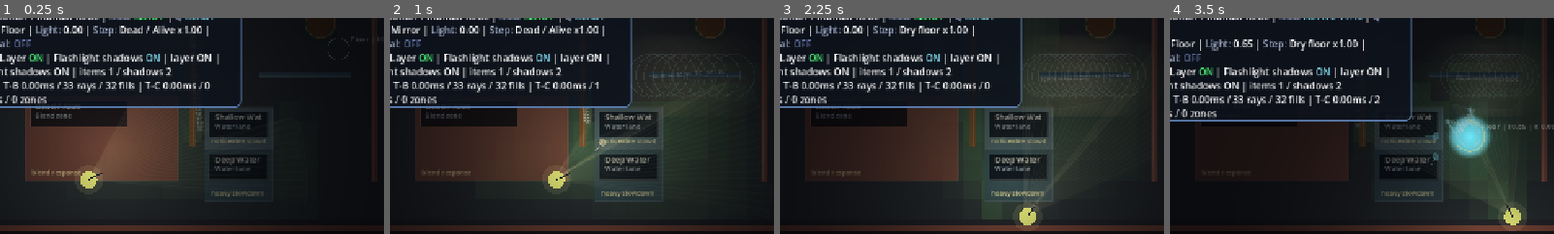
Above: before the commit, frames 1-4 (left to right).
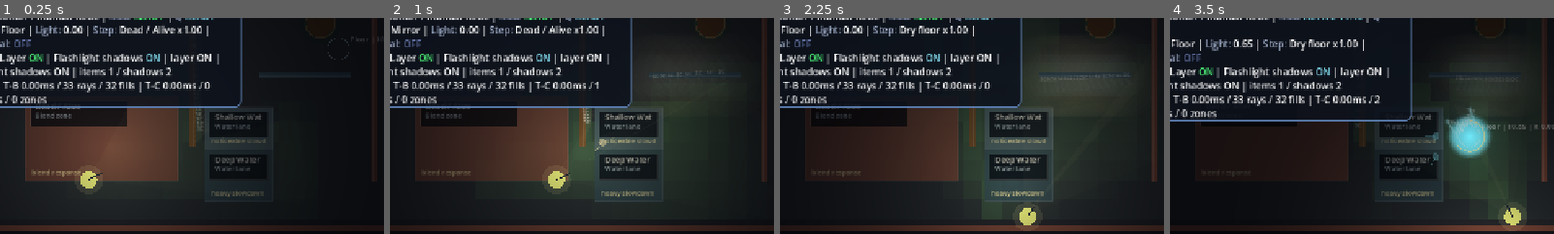
Above: after the commit, the same moments.

Repository: Nopppa/lantern-engine
Game: Godot game, scene res://scenes/main.tscn
Same seed, same stepped clock (60 frames per second), same inputs: the game is played once before the commit and once after it.
Inputs (mouse positions are % of the whole screen's width and height, from its top left):
- Up to frame 1 (0.25 s): no input
- Up to frame 2 (1 s): tap Enter (ui_accept) at 0.5, 0.77 s; move the mouse to (72, 45) at 0.52 s; hold D (move_right) from 0.53 s (still down); click (72, 45) at 0.6 s
- Up to frame 3 (2.25 s): move the mouse to (29, 55) at 1.27 s; release D (move_right) at 1.28 s; hold S (move_down) 1.28-2.03 s; tap Q (cast_prism_surge) at 1.35 s; tap Enter (ui_accept) at 1.52 s; move the mouse to (60, 27) at 2.02 s; hold D (move_right) from 2.03 s (still down); tap E (interact) at 2.1 s
- Up to frame 4 (3.5 s): move the mouse to (45, 70) at 2.77 s; release D (move_right) at 2.78 s; hold R (grant_upgrade) from 2.78 s (still down); right-click (45, 70) at 2.85 s; tap Enter (ui_accept) at 3.02 s
The pictures show only the part of the screen within x 6-55%, y 42-92%; the shares and areas given below are measured in that part.

The runs differ from the first frame. In frame 2, 0.1% of the frame differs, in the area x 44-88%, y 16-73%; in frame 3, less than 0.1%; in frame 4, less than 0.1%.

Commit message:
fix: lighting visual quality patch v0.6.2
- Remove ray-banded flashlight/prism beam artifacts
  * Remove draw_polyline triangle outlines from fill rendering
  * Smooth continuous cone/field without visible ray lanes

- Fix opaque material back-side light leakage
  * Add front-facing checks to beam packet zones
  * Brick, wood, stone, metal, mirror, tree now block back-side diffuse

- Fix glass hit ring outlines
  * Replace draw_arc strokes with soft radial draw_circle glows
  * Glass shows smooth integrated highlights without boundaries

- Add angle-dependent laser refraction through glass
  * Implement Snell-like angle scaling using dot(incoming, normal)
  * Near-normal: minimal bend, grazing: stronger refraction

Preserve performance: no ray-count increases, no heavy scanning

Diff:
--- a/scripts/gameplay/light_response_model.gd
+++ b/scripts/gameplay/light_response_model.gd
@@ -61,9 +61,15 @@
 	var reflect_dir: Vector2 = incoming.bounce(normal).normalized()
 	if reflect_dir == Vector2.ZERO:
 		reflect_dir = incoming
-	var refraction_strength: float = clampf(float(material.get("refraction_strength", 0.0)), 0.0, 0.35)
+	var base_refraction: float = clampf(float(material.get("refraction_strength", 0.0)), 0.0, 0.35)
 	var transmit_dir := incoming
-	if refraction_strength > 0.0:
+	if base_refraction > 0.0:
+		# Angle-dependent refraction: near-normal incidence bends less, grazing angles bend more.
+		# cos_theta = |incoming · normal|; angle_factor = 1 - cos_theta (0 at normal, 1 at grazing)
+		var cos_theta: float = absf(incoming.dot(normal.normalized()))
+		var angle_factor: float = clampf(1.0 - cos_theta, 0.0, 1.0)
+		# Apply Snell-like power curve so mid-angles have moderate bend
+		var refraction_strength: float = base_refraction * pow(angle_factor, 0.65)
 		var tangent := Vector2(-normal.y, normal.x).normalized()
 		if tangent == Vector2.ZERO:
 			tangent = Vector2.RIGHT
--- a/scripts/light_lab_scene.gd
+++ b/scripts/light_lab_scene.gd
@@ -526,7 +526,7 @@
 
 func _zone_is_opaque_surface(zone: Dictionary) -> bool:
 	var material_id := String(zone.get("material_id", ""))
-	return material_id == "brick" or material_id == "wood" or material_id == "mirror" or material_id == "tree"
+	return material_id == "brick" or material_id == "wood" or material_id == "mirror" or material_id == "tree" or material_id == "stone" or material_id == "metal"
 
 func _zone_front_facing(zone: Dictionary) -> bool:
 	var normal: Vector2 = Vector2(zone.get("normal", Vector2.ZERO))
@@ -654,7 +654,10 @@
 			var t0: float = (float(step) + 0.5) / float(beam_steps)
 			zones.append({"pos": beam_a.lerp(beam_b, t0), "radius": max(beam_distance / float(beam_steps) * 0.84, 52.0), "color": Color(0.55, 0.92, 1.0, layer_alpha * float(segment["intensity"])), "layer": int(segment.get("layer", 0))})
 	for zone: Dictionary in _beam_packet_zones():
-		zones.append({"pos": zone["pos"], "radius": zone["radius"], "color": Color(1.0, 0.92, 0.72, 0.05 * float(zone["strength"]) + 0.02), "layer": int(zone.get("layer", 1))})
+		if _zone_is_opaque_surface(zone) and not _zone_front_facing(zone):
+			continue
+		var beam_zone_pos: Vector2 = _zone_effective_pos(zone, 0.28) if _zone_is_opaque_surface(zone) else Vector2(zone["pos"])
+		zones.append({"pos": beam_zone_pos, "radius": zone["radius"], "color": Color(1.0, 0.92, 0.72, 0.05 * float(zone["strength"]) + 0.02), "layer": int(zone.get("layer", 1)), "surface_highlight": _zone_is_opaque_surface(zone), "normal": zone.get("normal", Vector2.ZERO)})
 	for segment: Dictionary in _packet_segments(secondary_render_packet):
 		var seg_color: Color = _secondary_color(segment)
 		zones.append({"pos": Vector2(segment["a"]).lerp(Vector2(segment["b"]), 0.5), "radius": max(Vector2(segment["a"]).dist …(184 unchanged characters)…
@@ -874,17 +877,19 @@
 		var points: PackedVector2Array = fill["points"]
 		var strength: float = float(fill.get("strength", 1.0))
 		draw_colored_polygon(points, Color(1.0, 0.94, 0.72, 0.024 * strength))
-		draw_polyline(points, Color(1.0, 0.98, 0.84, 0.048 * strength), 1.2, true)
+		# No draw_polyline here — polyline outlines each fill triangle, creating visible ray bands
 	for zone: Dictionary in _packet_zones(flashlight_render_packet):
 		var material_id := String(zone.get("material_id", ""))
 		if material_id != "glass" and material_id != "wet" and String(zone.get("kind", "diffuse")) != "redirect":
 			continue
-		var zone_color := Color(1.0, 0.90, 0.62, 0.04 * float(zone["strength"]))
 		if material_id == "glass":
-			zone_color = Color(0.72, 0.96, 1.0, 0.06 * float(zone["strength"]))
+			# Soft radial glow — no ring stroke outline
+			draw_circle(zone["pos"], float(zone["radius"]) * 0.56, Color(0.72, 0.96, 1.0, 0.08 * float(zone["strength"])))
+			draw_circle(zone["pos"], float(zone["radius"]) * 0.28, Color(0.88, 1.0, 1.0, 0.14 * float(zone["strength"])))
 		elif material_id == "wet":
-			zone_color = Color(0.76, 0.95, 1.0, 0.05 * float(zone["strength"]))
-		draw_arc(zone["pos"], float(zone["radius"]) * 0.52, 0.0, TAU, 20, Color(zone_color.r, zone_color.g, zone_color.b, 0.16 + 0.10 * float(zone["strength"])), 1.6)
+			draw_circle(zone["pos"], float(zone["radius"]) * 0.52, Color(0.76, 0.95, 1.0, 0.10 * float(zone["strength"])))
+		else:
+			draw_circle(zone["pos"], float(zone["radius"]) * 0.52, Color(1.0, 0.90, 0.62, 0.12 * float(zone["strength"])))
 	for segment: Dictionary in _packet_segments(flashlight_render_packet):
 		var kind := String(segment.get("kind", "primary"))
 		if kind == "primary" and not bool(segment.get("visible", true)):
@@ -936,17 +941,18 @@
 		var points: PackedVector2Array = fill["points"]
 		var strength: float = float(fill.get("strength", 1.0))
 		draw_colored_polygon(points, Color(PRISM_COLOR.r, PRISM_COLOR.g, PRISM_COLOR.b, 0.020 * strength))
-		draw_polyline(points, Color(PRISM_COLOR.r, PRISM_COLOR.g, PRISM_COLOR.b, 0.042 * strength), 1.2, true)
+		# No draw_polyline here — removes visible ray lane banding
 	for zone: Dictionary in _packet_zones(prism_render_packet):
 		var material_id := String(zone.get("material_id", ""))
 		if material_id != "glass" and material_id != "wet" and String(zone.get("kind", "diffuse")) != "redirect":
 			continue
-		var zone_color := Color(PRISM_COLOR.r, PRISM_COLOR.g, PRISM_COLOR.b, 0.04 * float(zone["strength"]))
 		if material_id == "glass":
-			zone_color = Color(0.68, 0.94, 1.0, 0.05 * float(zone["strength"]))
+			draw_circle(zone["pos"], float(zone["radius"]) * 0.56, Color(0.68, 0.94, 1.0, 0.08 * float(zone["strength"])))
+			draw_circle(zone["pos"], float(zone["radius"]) * 0.28, Color(0.85, 1.0, 1.0, 0.14 * float(zone["strength"])))
 		elif material_id == "wet":
-			zone_color = Color(0.72, 0.93, 1.0, 0.05 * float(zone["strength"]))
-		draw_arc(zone["pos"], float(zone["radius"]) * 0.54, 0.0, TAU, 20, Color(zone_color.r, zone_color.g, zone_color.b, 0.14 + 0.10 * float(zone["strength"])), 1.4)
+			draw_circle(zone["pos"], float(zone["radius"]) * 0.54, Color(0.72, 0.93, 1.0, 0.10 * float(zone["strength"])))
+		else:
+			draw_circle(zone["pos"], float(zone["radius"]) * 0.54, Color(PRISM_COLOR.r, PRISM_COLOR.g, PRISM_COLOR.b, 0.12 * float(zone["strength"])))
 	for segment: Dictionary in _packet_segments(prism_render_packet):
 		var kind := String(segment.get("kind", "primary"))
 		if kind == "primary" and not bool(segment.get("visible", true)):
@@ -1015,15 +1021,25 @@
 
 func _draw_secondary_overlays() -> void:
 	for diffuse: Dictionary in _beam_packet_zones():
+		if _zone_is_opaque_surface(diffuse) and not _zone_front_facing(diffuse):
+			continue
 		draw_circle(diffuse["pos"], diffuse["radius"], Color(1.0, 0.84, 0.48, 0.06 * float(diffuse["strength"])))
-		draw_arc(diffuse["pos"], diffuse["radius"] * 0.58, 0.0, TAU, 20, Color(1.0, 0.88, 0.54, 0.18 * float(diffuse["strength"])), 2.0)
+		if not _zone_is_opaque_surface(diffuse):
+			draw_circle(diffuse["pos"], diffuse["radius"] * 0.58, Color(1.0, 0.88, 0.54, 0.14 * float(diffuse["strength"])))
 	for zone: Dictionary in _packet_zones(secondary_render_packet):
 		var zone_material_id := String(zone.get("material_id", ""))
 		if zone_material_id != "glass" and zone_material_id != "wet" and zone_material_id != "mirror":
 			continue
+		if _zone_is_opaque_surface(zone) and not _zone_front_facing(zone):
+			continue
 		var zmat := LightMaterials.get_definition(zone_material_id)
 		var zone_color: Color = _secondary_zone_color(zone)
-		draw_arc(zone["pos"], zone["radius"] * 0.52, 0.0, TAU, 20, Color(zmat["alive_color"].r, zmat["alive_color"].g, zmat["alive_color"].b, 0.16 * float(zone["strength"])), 1.4)
+		if zone_material_id == "glass":
+			# Soft glow instead of ring outline — no visible circle stroke
+			draw_circle(zone["pos"], zone["radius"] * 0.54, Color(zmat["alive_color"].r, zmat["alive_color"].g, zmat["alive_color"].b, 0.10 * float(zone["strength"])))
+			draw_circle(zone["pos"], zone["radius"] * 0.28, Color(zmat["alive_color"].r, zmat["alive_color"].g, zmat["alive_color"].b, 0.18 * float(zone["strength"])))
+		else:
+			draw_circle(zone["pos"], zone["radius"] * 0.52, Color(zmat["alive_color"].r, zmat["alive_color"].g, zmat["alive_color"].b, 0.12 * float(zone["strength"])))
 	for segment: Dictionary in _packet_segments(secondary_render_packet):
 		var sa: Vector2 = segment["a"]
 		var sb: Vector2 = segment["b"]
Not shown, changed: export_presets.cfg
Not shown, changed: CHANGELOG.md
Not shown, changed: VERSION
